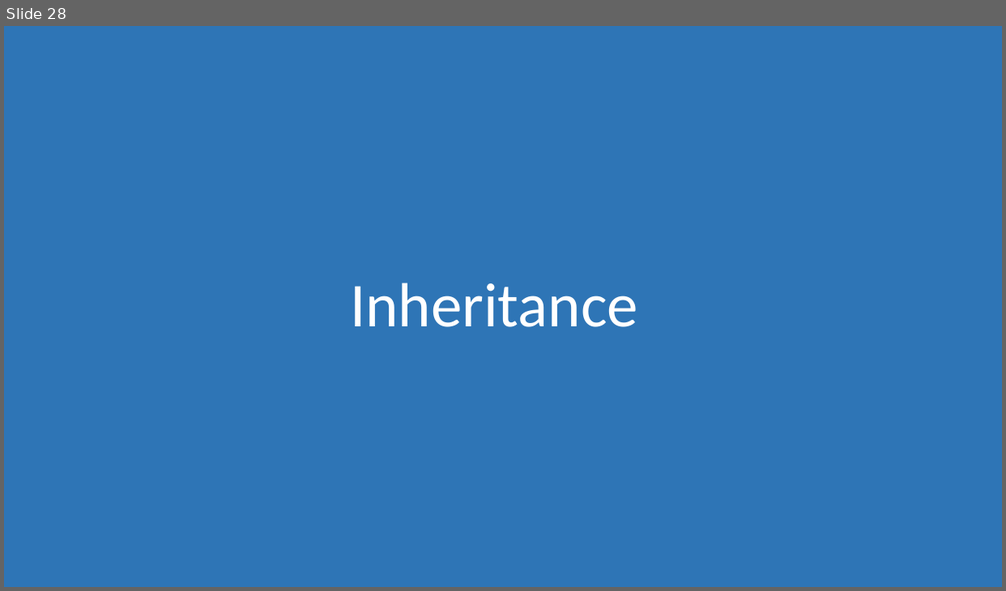
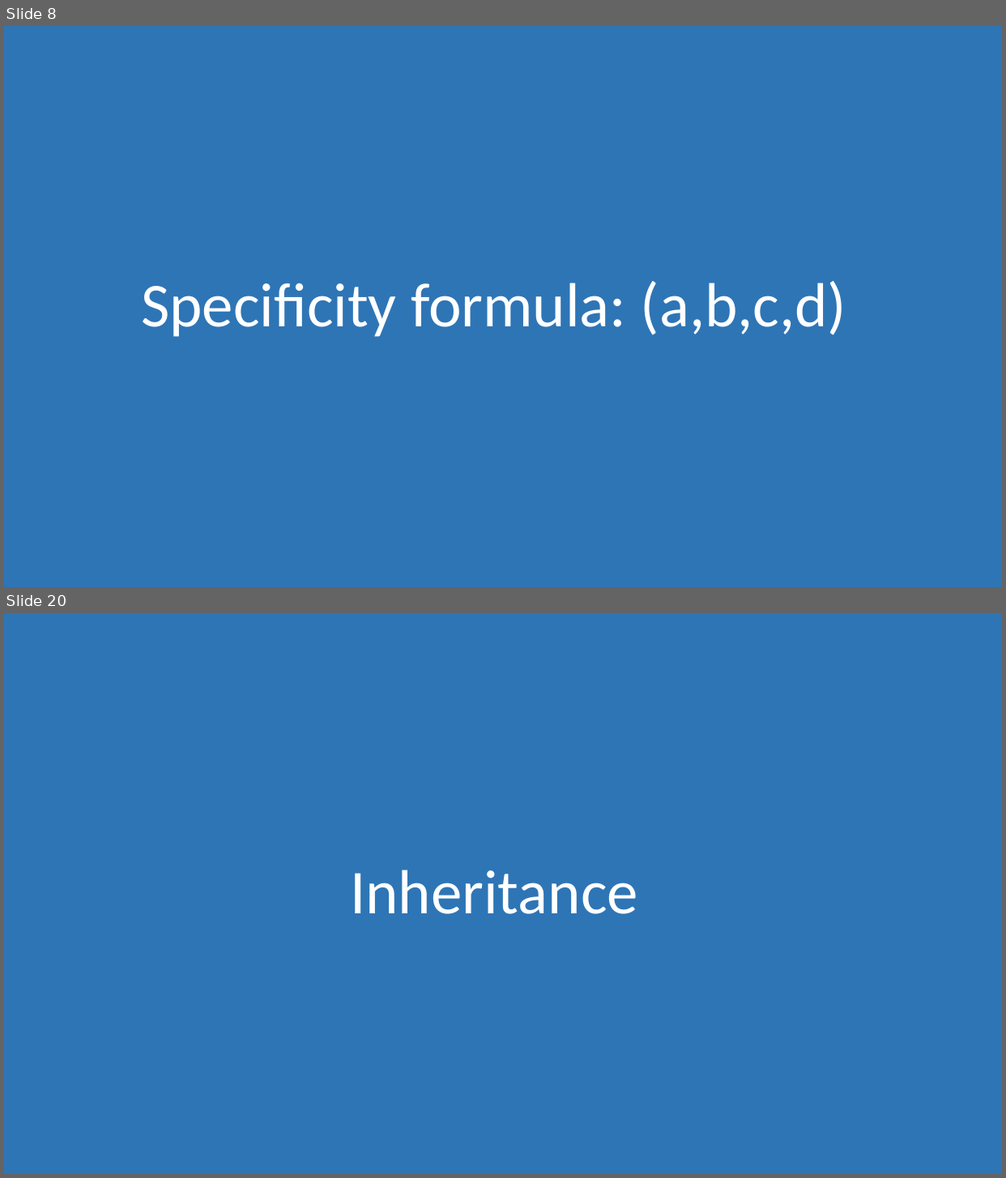
Before and after one commit to morkkis/PWD, a slide deck: presentations/chapter-2/Practical Web Dev.pptx. Shown one above the other, each under a label of ours: slide 28 before the commit, slides 8 and 20 after it; the slides between them are not shown. The pictures are 1006x591 and 1006x1178 pixels, drawn with LibreOffice and Linux fonts; fonts in the diff are those of the drawing. Boxes give left, top, right and bottom in pixels: in the first picture for what was removed or moved away, otherwise in the second. Text is boxed around its words. In the diff, an @@ line names an element or a change of style, - is before the commit and + after.

```diff
--- a/presentations/chapter-2/Practical Web Dev.pptx
+++ b/presentations/chapter-2/Practical Web Dev.pptx
@@ slide 8 added at (4,26,1002,587), background #FFFFFF @@
@@ rectangle added at (4,26,1002,587), fill #2E75B6 @@
@@ title added at (141,281,846,337), 60 pt, text #FFFFFF @@
+Specificity formula: (a,b,c,d)
@@ what was slide 28 is now slide 20 @@
```
Also in this commit, not shown: 3 slides changed, 16 other slides added, 27 slides removed, 7 other files.
